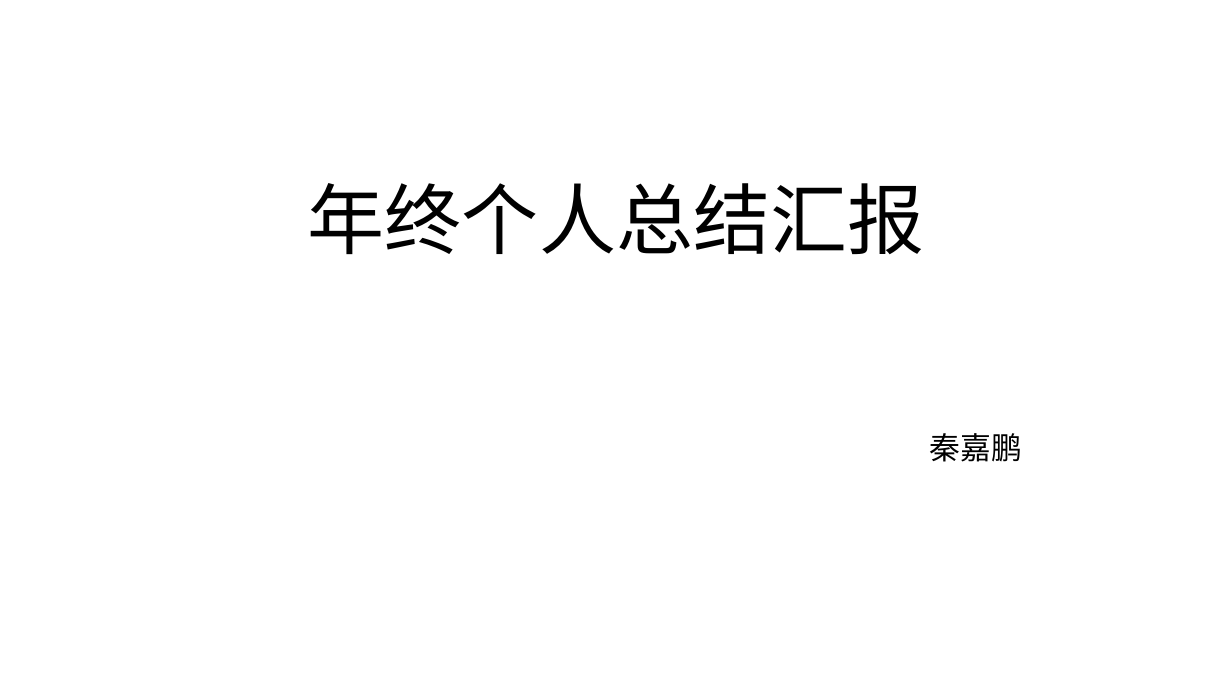
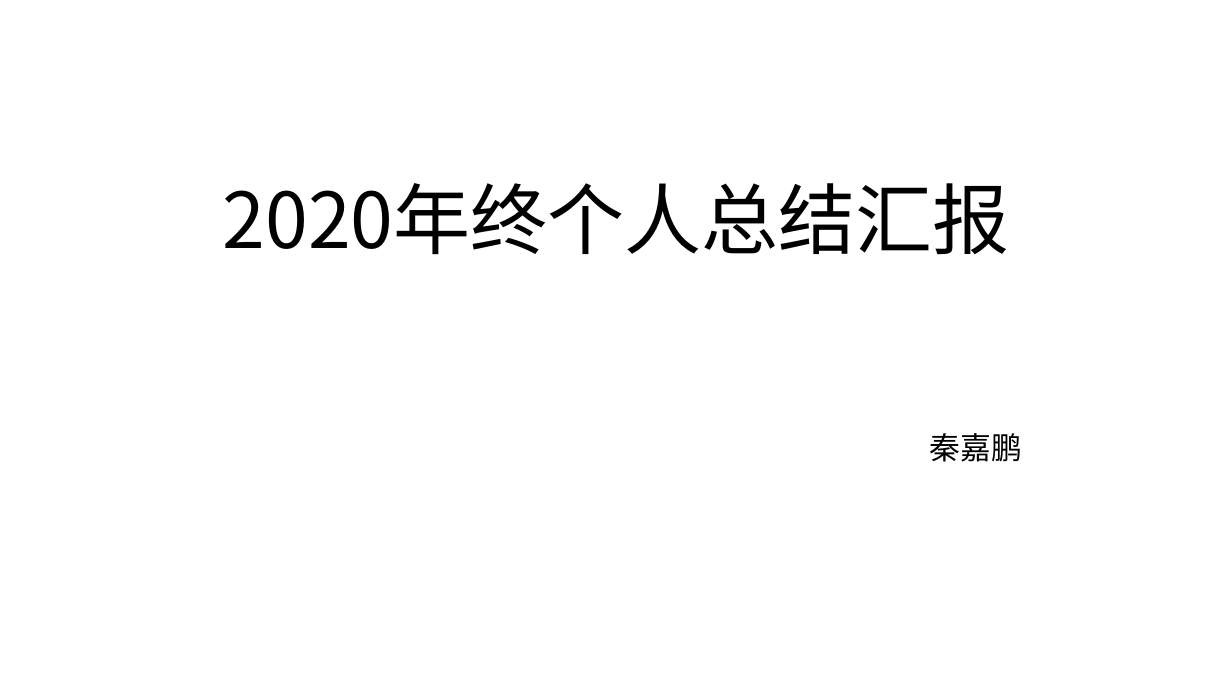
Before and after one commit to qjp88995/thape-report, a slide deck: slide 1 of 2020年终个人总结汇报.pptx. Drawn at 1232x693 pixels with LibreOffice and Linux fonts; fonts in the diff are those of the drawing; background and template pictures are left out. Boxes give left, top, right and bottom in pixels: in the first picture for what was removed or moved away, otherwise in the second. Text is boxed around its words. In the diff, an @@ line names an element or a change of style, - is before the commit and + after.

```diff
--- a/2020年终个人总结汇报.pptx
+++ b/2020年终个人总结汇报.pptx
@@ title at [223,183,1010,254]: text changed @@
-年终个人总结汇报
+2020年终个人总结汇报
```
Also in this commit, not shown: 13 slides added, 1 other file.
